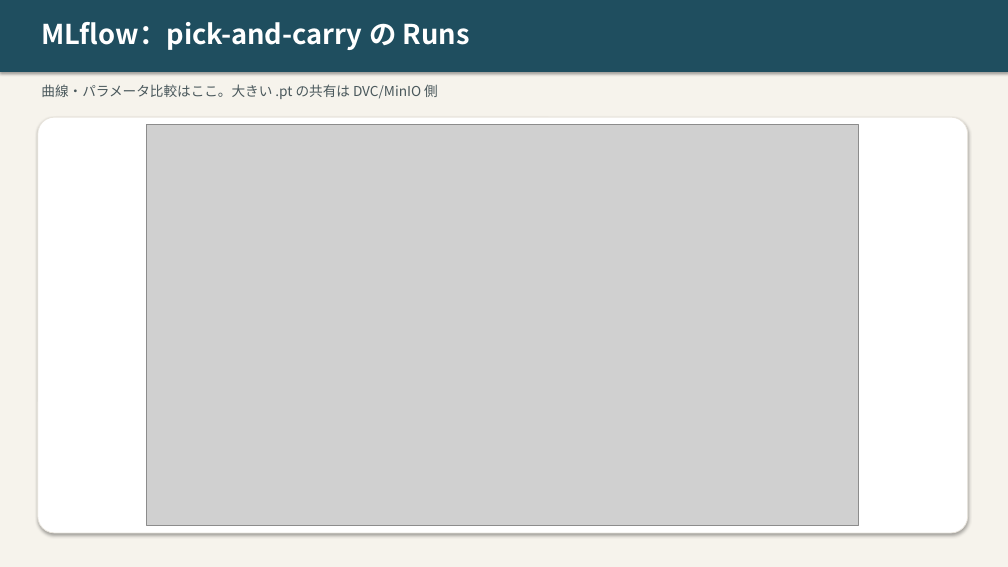
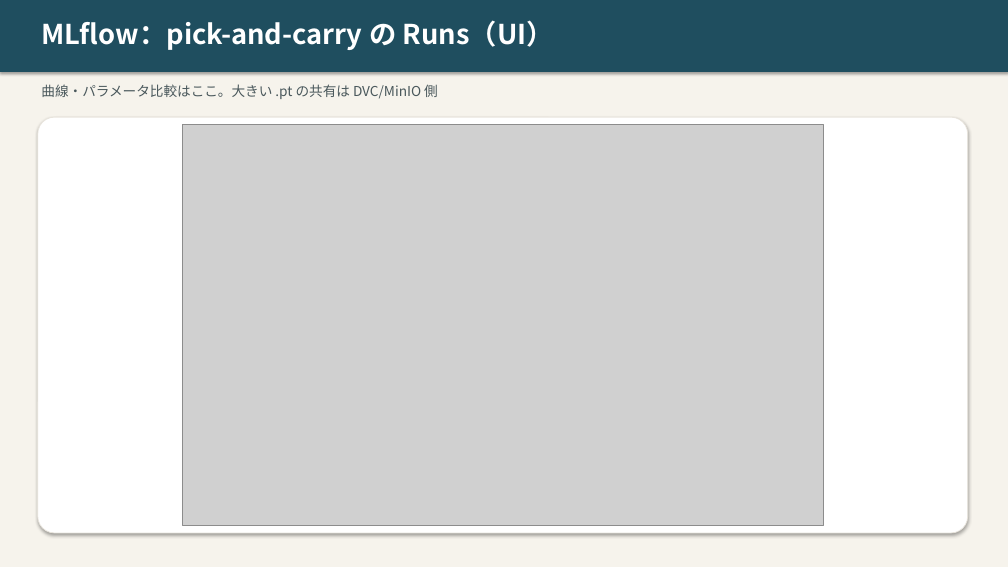
Before and after one commit to xeno1983/PAI_Task, a slide deck: slide 12 of scripts/DVC_MLflow_MinIO使い方.pptx (slide 9 before the commit). Drawn at 1008x567 pixels with LibreOffice and Linux fonts; fonts in the diff are those of the drawing; grey boxes stand for pictures. Boxes give left, top, right and bottom in pixels: in the first picture for what was removed or moved away, otherwise in the second. Text is boxed around its words. In the diff, an @@ line names an element or a change of style, - is before the commit and + after.

Commit message:
Add flow diagrams and real MLflow UI snapshots to DVC/MLflow/MinIO PPT
Capture MLflow UI via Playwright, add user-journey and data-flow slides, add Windows setup doc.

```diff
--- a/scripts/DVC_MLflow_MinIO使い方.pptx
+++ b/scripts/DVC_MLflow_MinIO使い方.pptx
@@ text at bbox=[41, 20, 554, 50]: text changed @@
-MLflow：pick-and-carry の Runs
+MLflow：pick-and-carry の Runs（UI）
@@ picture: place and size @@
-picture at bbox=[147, 125, 859, 526]
+picture at bbox=[182, 125, 823, 526]
```
Also in this commit, not shown: 2 other slides changed, 6 slides added, 9 other files.
